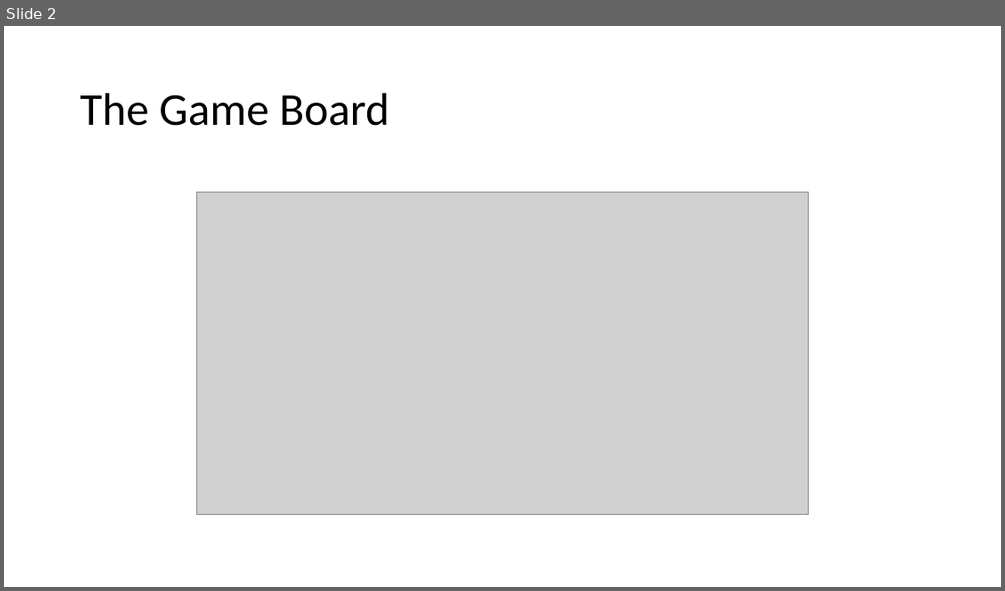
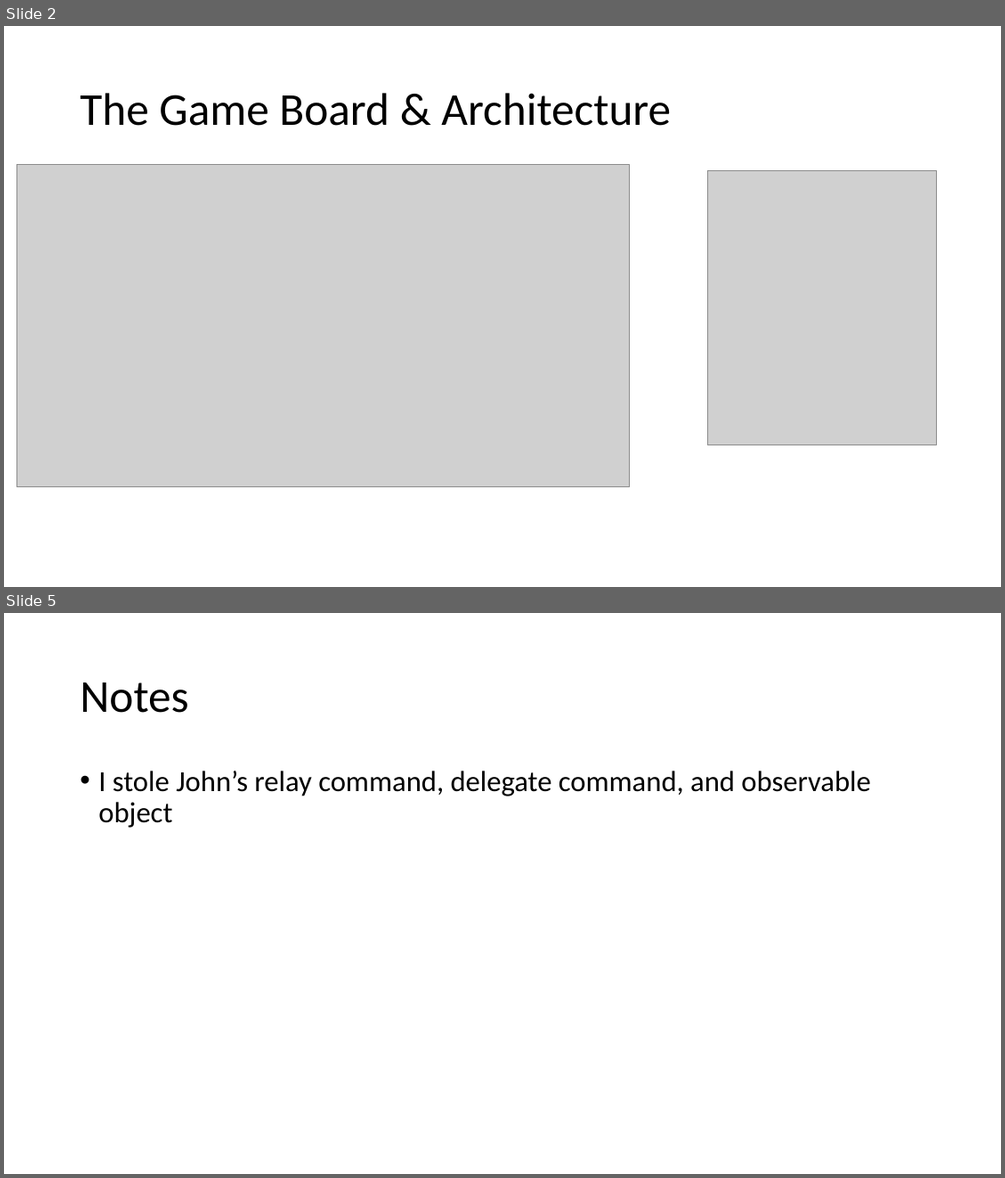
Before and after one commit to farrert/OOpCapstone, a slide deck: OOP Capstone/TicTacToe.pptx. Shown one above the other, each under a label of ours: slide 2 before the commit, slides 2 and 5 after it; the slides between them are not shown. The pictures are 1005x591 and 1005x1178 pixels, drawn with LibreOffice and Linux fonts; fonts in the diff are those of the drawing; grey boxes stand for pictures. Boxes give left, top, right and bottom in pixels: in the first picture for what was removed or moved away, otherwise in the second. Text is boxed around its words. In the diff, an @@ line names an element or a change of style, - is before the commit and + after.

```diff
--- a/OOP Capstone/TicTacToe.pptx
+++ b/OOP Capstone/TicTacToe.pptx
@@ slide 5 added at [4, 613, 1001, 1174], background #FFFFFF @@
@@ title added at [80, 682, 188, 713], 44 pt, text #000000 @@
+Notes
@@ text added at [98, 771, 871, 827], 28 pt, text #000000 @@
+• I stole John’s relay command, delegate command, and observable object
@@ slide 2 changed as well @@
@@ title at [80, 93, 671, 126]: text changed @@
-The Game Board
+The Game Board & Architecture
@@ picture: place and size @@
-picture at [196, 192, 809, 515]
+picture at [16, 164, 629, 487]
@@ picture added at [708, 170, 937, 444] @@
```
Also in this commit, not shown: 1 other slide changed, 4 other slides added, 5 slides removed, 11 other files.
